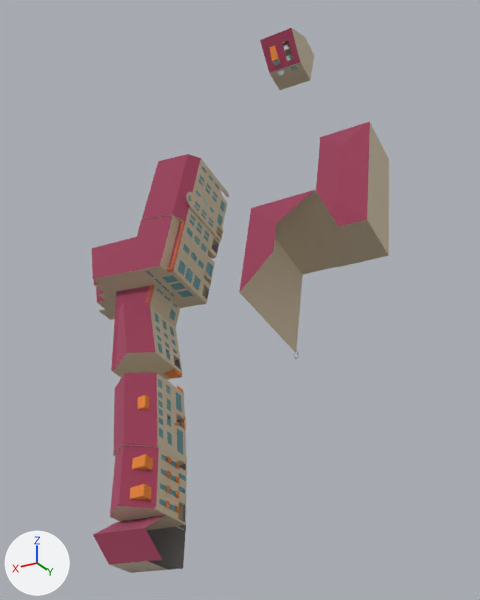
The glTF model samples/1.1/3dcitydb_shaders_ingolstadt/content/2_2_2.glb as it was, and as the next commit left it.
Rendered twice from a 50 mm lens placed at (294.3, 187.7, 402.8), pointed at (227.5, 76.4, 347.1). Every picture has the same lights, and +X, +Y and +Z are marked at lower left. The picture after the commit comes second. Where no turn or scale is listed for an object, it has been applied to the vertices. Vertices at exactly the same position are counted once.
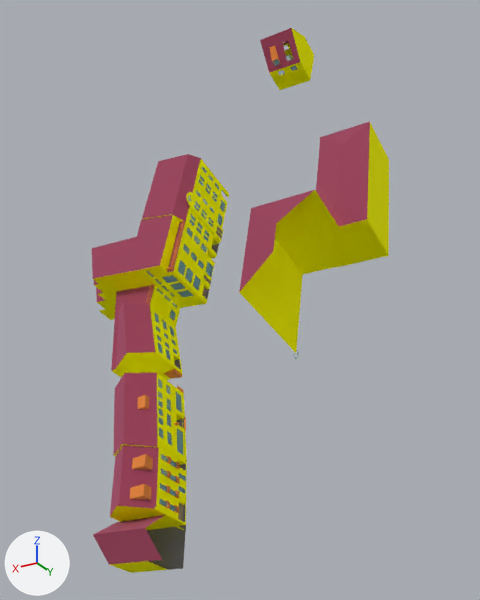
The newer file is also turned or shifted as a whole; pictures and numbers use the older file's frame.

Boxes (x1, y1, x2, y2) around the edits, measured in the pictures (480 x 600 px; the box of a moved part takes in the faces that stretch with it):
```json
{"object": "mesh", "change": "recoloured, surface changed", "before": [93, 28, 389, 573], "after": [93, 28, 389, 573]}
{"part": 1, "of": "me_mesh", "change": "moved or reshaped", "before": [150, 172, 225, 327], "after": [150, 172, 225, 327]}
{"part": 2, "of": "me_mesh", "change": "moved or reshaped", "before": [156, 348, 186, 507], "after": [156, 348, 187, 507]}
{"part": 3, "of": "me_mesh", "change": "recoloured", "before": [93, 28, 389, 573], "after": [93, 28, 389, 573]}
```

Edits to the scene script, one JSON object a line:
```json
{"op": "set", "path": "mat_material_7.base_color", "old": "(0.769, 0.69, 0.561)", "new": "(0.494, 0.827, 0.867)", "note": "pale yellow #e3d8c5 -> cyan #bbebef"}
{"op": "set", "path": "mat_material_7.alpha", "old": "1.0", "new": "0.4"}
{"op": "set", "path": "mat_material_8.base_color", "old": "(0.494, 0.827, 0.867)", "new": "(1.0, 1.0, 0.0)", "note": "cyan #bbebef -> yellow #ffff00"}
{"op": "set", "path": "mat_material_8.alpha", "old": "0.4", "new": "1.0"}
{"block": "me_mesh", "where": "me_mesh.from_pydata(...)  # 11137 vertices, 29418 faces; spans x 183.8..270.7, y 34.0..110.1, z 312.4..399.8"}
{"block": "me_mesh", "where": "# used by ob_mesh; location = (0.0, 0.0, 0.0)"}
{"block": "me_mesh", "change": "me_mesh part 1: 55 vertices moved within x 219.1..239.8, y 47.2..71.2, z 342.4..371.4; 6 vertices removed from x 221.6..230.9, y 48.2..64.1, z 358.0..368.5; 6 vertices added at x 221.6..230.9, y 48.2..64.1, z 358.1..368.6"}
{"block": "me_mesh", "change": "me_mesh part 2: 27 vertices moved within x 246.1..259.5, y 78.8..103.4, z 325.0..339.6; 1 vertex removed from x 257.7, y 103.1, z 325.9; 1 vertex added at x 257.7, y 103.1, z 326.0"}
{"block": "me_mesh", "change": "me_mesh part 3: 745 faces spanning x 183.8..270.7, y 34.0..108.0, z 312.4..399.8 switch from mat_material_7 (pale yellow #e3d8c5) to mat_material_8 (yellow #ffff00)"}
```
